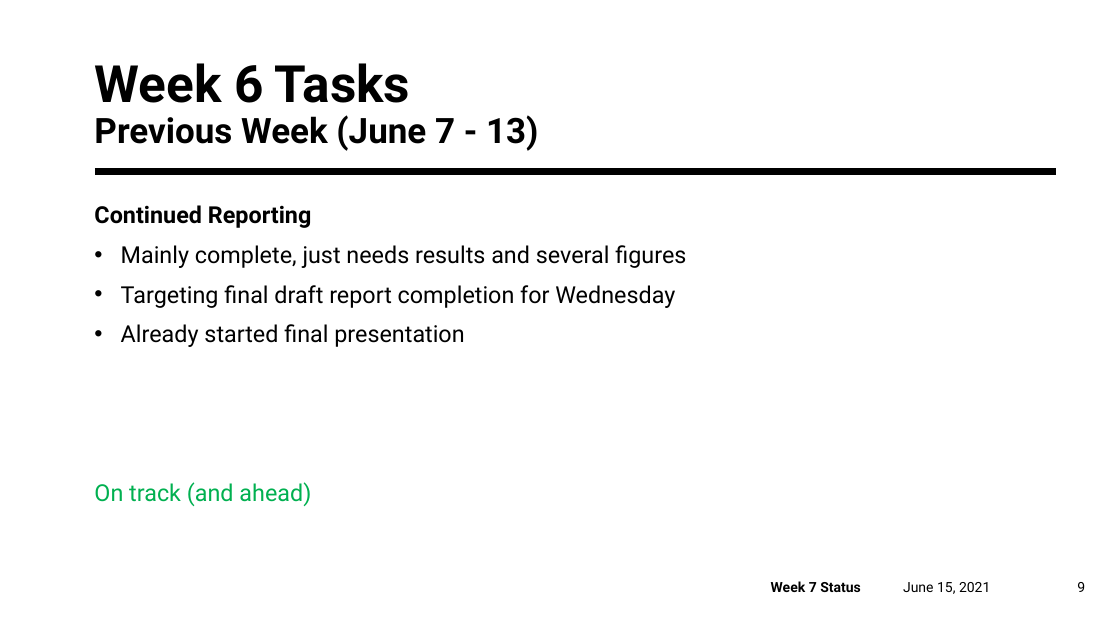
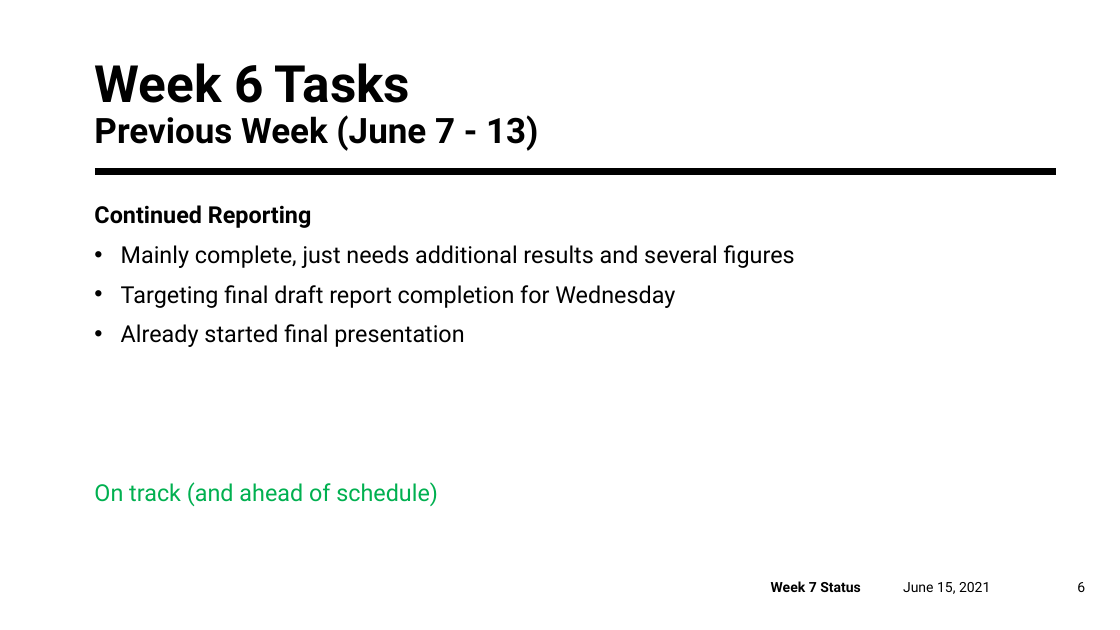
Before and after one commit to ubco-mds-2020-labs/w2020-data599-capstone-projects-ubc-udl, a slide deck: slide 6 of weekly-updates/20210615_progress.pptx (slide 9 before the commit). Drawn at 1120x630 pixels with LibreOffice and Linux fonts; fonts in the diff are those of the drawing. Boxes give left, top, right and bottom in pixels: in the first picture for what was removed or moved away, otherwise in the second. Text is boxed around its words. In the diff, an @@ line names an element or a change of style, - is before the commit and + after.

```diff
--- a/weekly-updates/20210615_progress.pptx
+++ b/weekly-updates/20210615_progress.pptx
@@ text at box(121, 245, 795, 268): text changed @@
-• Mainly complete, just needs results and several figures
+• Mainly complete, just needs additional results and several figures
@@ text at box(94, 482, 438, 506): text changed @@
-On track (and ahead)
+On track (and ahead of schedule)
@@ page number at box(1077, 582, 1085, 592): text changed @@
-9
+6
```
Also in this commit, not shown: 4 other slides changed, 1 other file.
